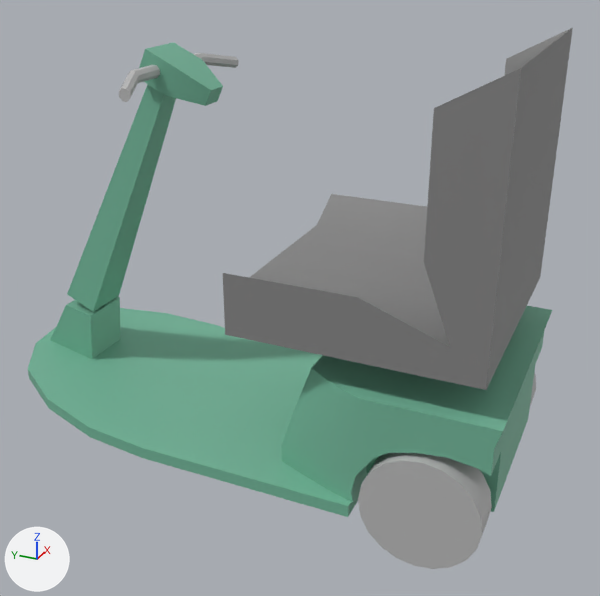
The FBX model SSORFwindows/SSORFwindowsContent/Models/scooter1.fbx, before and after one commit.
The view is the same before and after, from a camera (50 mm lens) standing at (-0.283, -0.148, 0.213) and looking at (0.0, -0.021, 0.072). Arrows for +X, +Y and +Z are at lower left; the lights stay in place. Where no turn or scale is listed for an object, it has been applied to the vertices.
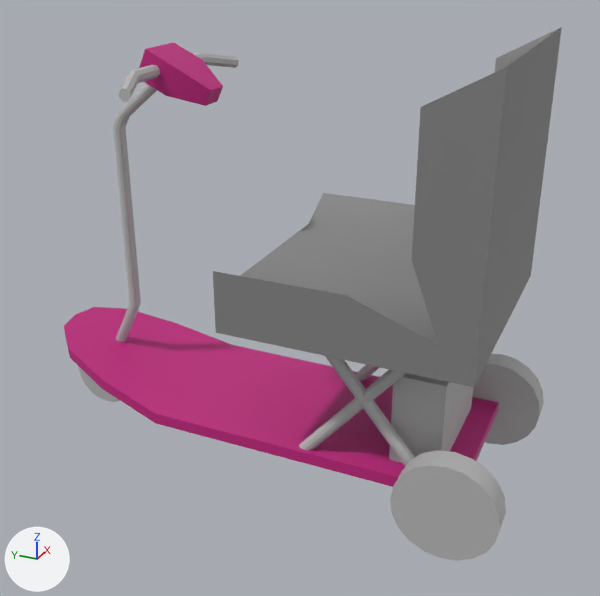
Boxes [x1, y1, x2, y2] around the edits, measured in the pictures (600 x 596 px; the box of a moved part takes in the faces that stretch with it):
'pasted__pCube1', moved: before [223, 28, 573, 390]; after [213, 27, 562, 387]
'pCube1', recoloured, reshaped, moved, rescaled: before [28, 308, 359, 517]; after [64, 307, 499, 487]
'polySurface2', deleted (green): before [282, 306, 552, 512]
'pCube4', recoloured, reshaped, moved, turned: before [67, 84, 176, 312]; after [389, 373, 473, 463]
'pCylinder1', mesh rescaled, moved: before [358, 453, 492, 569]; after [390, 450, 506, 561]
'pCylinder2', moved: before [530, 372, 536, 405]; after [472, 354, 544, 445]
'pCube5', recoloured (green to pink): [139, 42, 223, 106] in both
'pCylinder5', reshaped, moved, rescaled, turned (not visible before): after [113, 84, 157, 342]
'pCube2', deleted (green): before [50, 296, 120, 359]
'pasted__pCylinder4', added: after [299, 369, 406, 450]
'pasted__pasted__pCylinder4', added: after [355, 365, 380, 380]
part 1 of me_pcylinder4_ncl1_1, moved or reshaped (not visible before): after [325, 356, 415, 466]
part 5 of me_pcube1_ncl1_1, moved or reshaped: before [48, 313, 256, 458]; after [102, 323, 286, 439]
part 6 of me_pcube1_ncl1_1, moved or reshaped: before [28, 308, 165, 408]; after [64, 307, 176, 389]

The change, as a list of edits to the scene's bpy script:
```text
Change mat_color:
    mat_color.base_color: (0.176, 0.471, 0.327) -> (0.554, 0.0177, 0.221)  # green #74b79b -> pink #c42481
Change me_pcylinder1_ncl1_1:
    where me_pcylinder1_ncl1_1.from_pydata(...)  # 42 vertices, 60 faces; spans x -0.0075..0.0075, y -0.0225..0.0225, z -0.0225..0.0225
    me_pcylinder1_ncl1_1 part 2: the whole mesh is scaled about its middle by (0.667, 0.889, 0.889)
Change me_pcube1_ncl1_1:
    where me_pcube1_ncl1_1.from_pydata(...)  # 122 vertices, 122 faces; spans x -5.2..5.2, y -0.2..1.6, z -6.4..10.9
    used by ob_pcube1; parent = ob_group4; location = (0.0, 1.57, 0.0)
    me_pcube1_ncl1_1 part 5: all 14 vertices in x -5.2..5.2, y 0.0..0.5, z 5.1 are moved by (0.0, -0.3, 0.0)
    me_pcube1_ncl1_1 part 6: all 10 vertices in x -3.5..3.5, y 0.9..1.6, z 9.7..10.9 are moved by (0.0, 0.4, 0.0)
Change me_pcube4_ncl1_1:
    used by ob_pcube4; parent = ob_group4; location = (0.0, 5.442, 8.432); rotation_euler = (-0.436, 0.0, 0.0), in degrees (-25, 0, 0)
    remove me_pcube4_ncl1_1.from_pydata(...)  # 20 vertices, 18 faces; spans x -1.0..1.0, y -0.08..11.31, z -0.79..0.71
    remove me_pcube4_ncl1_1.materials.append(mat_color)  # green #74b79b
    add me_pcube4_ncl1_1.from_pydata(...)  # 8 vertices, 6 faces; spans x -2.5..2.5, y -2.0..2.0, z -1.0..1.0
    me_pcube4_ncl1_1 part 3: the whole mesh is rebuilt
    add me_pcube4_ncl1_1.materials.append(mat_lambert1)  # grey #bcbcbc
Change me_pcylinder4_ncl1_1:
    used by ob_pcylinder4; parent = ob_group4; location = (0.0, 7.0, -7.15)
    remove me_pcylinder4_ncl1_1.from_pydata(...)  # 18 vertices, 24 faces; spans x -0.5..0.5, y -1.5..1.5, z -0.5..0.5
    add me_pcylinder4_ncl1_1.from_pydata(...)  # 26 vertices, 36 faces; spans x -0.25..0.25, y -1.5..5.79, z -0.25..0.25
    me_pcylinder4_ncl1_1 part 1
    17 vertices are removed from x -0.5..0.5, y -1.5..1.5, z -0.5..0.5
    24 faces are deleted
    13 vertices are added at x -0.25..0.25, y -1.5..5.79, z -0.25..0.25
    12 new vertices lie (0.0, 7.29, 0.0) away from vertices in x -0.25..0.25, y -1.5, z -0.25..0.25
    36 new faces join them
Change me_pcylinder5_ncl1_1:
    used by ob_pcylinder5; parent = ob_group4; location = (0.0, 5.178, 8.498); rotation_euler = (-0.209, 0.0, 0.0), in degrees (-12, 0, 0)
    remove me_pcylinder5_ncl1_1.from_pydata(...)  # 18 vertices, 24 faces; spans x -0.5..0.5, y -0.5..0.5, z -0.5..0.5
    add me_pcylinder5_ncl1_1.from_pydata(...)  # 62 vertices, 72 faces; spans x -0.25..0.25, y -0.505..0.487, z -2.611..1.288
    me_pcylinder5_ncl1_1 part 4: the whole mesh is rebuilt
Remove ob_pcube2:
    ob_pcube2 = bpy.data.objects.new('pCube2', me_pcube2_ncl1_1)
Remove ob_polysurface2:
    ob_polysurface2 = bpy.data.objects.new('polySurface2', me_polysurface2_ncl1_1)
Change ob_pcylinder1:
    ob_pcylinder1.location: (-0.045, -0.09, 0.0225) -> (-0.04, -0.0972, 0.0202)
Change ob_pcube1:
    ob_pcube1.location: (0.0, 1.57, 0.0) -> (0.0, 2.0, -2.722)
    ob_pcube1.scale: (1.0, 1.0, 1.0) -> (0.65, 1.0, 1.14)
Change ob_pcylinder2:
    ob_pcylinder2.location: (0.045, -0.09, 0.0225) -> (0.04, -0.0972, 0.0202)
Change ob_pasted__pcube1:
    ob_pasted__pcube1.location: (0.0, -0.064, 0.0885) -> (0.0, -0.0601, 0.0885)
Change ob_pcube4:
    ob_pcube4.rotation_euler: (-0.436, 0.0, 0.0) -> (0.0, 0.0, 0.0)  # degrees (-25, 0, 0) -> degrees (0, 0, 0)
    ob_pcube4.location: (0.0, 5.442, 8.432) -> (0.0, 4.0, -8.0)
Change ob_pcylinder5:
    ob_pcylinder5.rotation_euler: (-0.209, 0.0, 0.0) -> (0.0, 0.0, 0.0)  # degrees (-12, 0, 0) -> degrees (0, 0, 0)
    ob_pcylinder5.location: (0.0, 5.178, 8.498) -> (0.0, 9.644, 6.112)
    ob_pcylinder5.scale: (1.0, 1.0, 1.0) -> (1.0, 12.9, 1.0)
Add ob_pasted__pcylinder4:
    ob_pasted__pcylinder4 = bpy.data.objects.new('pasted__pCylinder4', me_pasted__pcylinder4_ncl1_2)  # 26 vertices, 36 faces; spans x -0.0025..0.0025, y -0.0429..0.0125, z -0.0143..0.0505; in mat_lambert1 (grey #bcbcbc)
    ob_pasted__pcylinder4.location = (-0.03, -0.0455, 0.0322)
Add ob_pasted__pasted__pcylinder4:
    ob_pasted__pasted__pcylinder4 = bpy.data.objects.new('pasted__pasted__pCylinder4', me_pasted__pcylinder4_ncl1_2.copy())
    ob_pasted__pasted__pcylinder4.location = (0.03, -0.0455, 0.0322)
```
